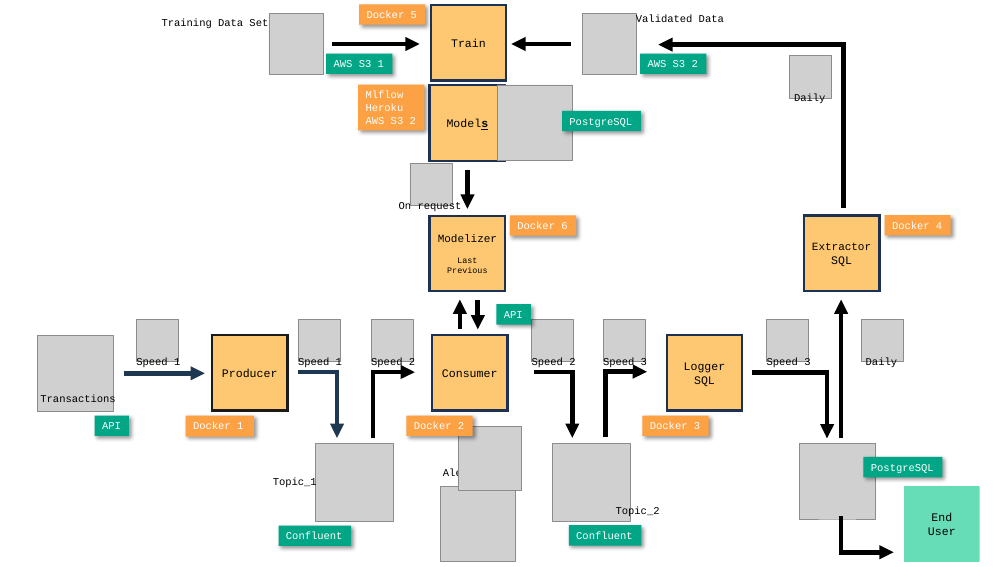
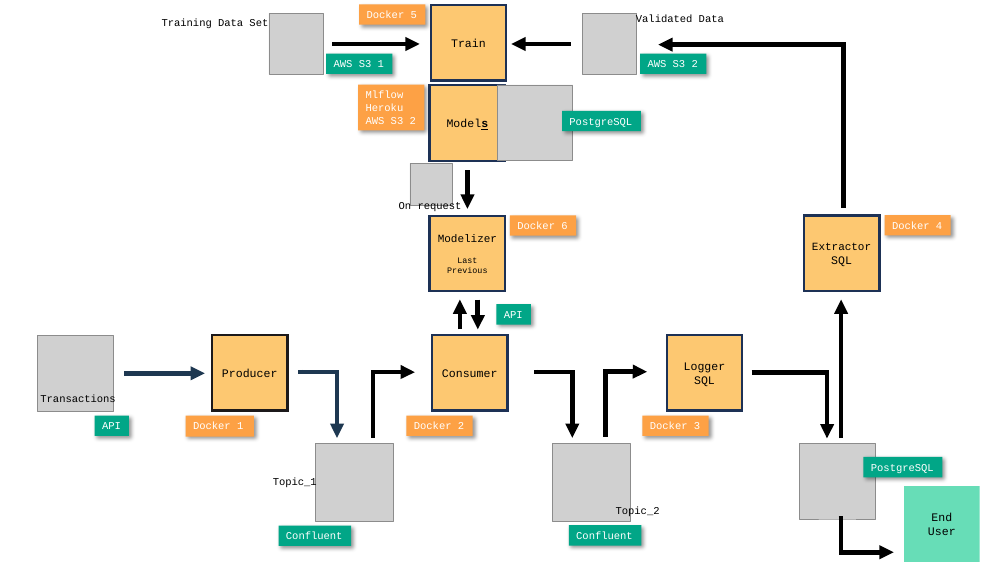
Before and after one commit to 40tude/fraud_detection_2, a slide deck: slide 14 of assets/00_fraud_detection_2_soutenance.pptx (slide 12 before the commit). Drawn at 1008x567 pixels with LibreOffice and Linux fonts; fonts in the diff are those of the drawing; grey boxes stand for pictures. Boxes give left, top, right and bottom in pixels: in the first picture for what was removed or moved away, otherwise in the second. Text is boxed around its words. In the diff, an @@ line names an element or a change of style, - is before the commit and + after.

```diff
--- a/assets/00_fraud_detection_2_soutenance.pptx
+++ b/assets/00_fraud_detection_2_soutenance.pptx
@@ picture removed at [789, 56, 832, 98] @@
@@ text removed at [794, 94, 825, 105] @@
-Daily
@@ picture removed at [136, 319, 178, 361] @@
@@ picture removed at [298, 319, 340, 361] @@
@@ picture removed at [371, 319, 414, 361] @@
@@ picture removed at [532, 319, 574, 361] @@
@@ picture removed at [603, 319, 646, 361] @@
@@ picture removed at [767, 319, 809, 361] @@
@@ picture removed at [861, 319, 904, 361] @@
@@ text removed at [136, 358, 180, 369] @@
-Speed 1
@@ text removed at [298, 358, 342, 369] @@
-Speed 1
@@ text removed at [371, 358, 415, 369] @@
-Speed 2
@@ text removed at [532, 358, 575, 369] @@
-Speed 2
@@ text removed at [603, 358, 647, 369] @@
-Speed 3
@@ text removed at [767, 358, 810, 369] @@
-Speed 3
@@ text removed at [866, 358, 897, 369] @@
-Daily
@@ picture removed at [458, 426, 522, 490] @@
@@ text removed at [443, 469, 474, 480] @@
-Alert
@@ picture removed at [440, 486, 516, 562] @@
```
Also in this commit, not shown: 7 other slides changed, 2 slides added, 8 slides removed.
